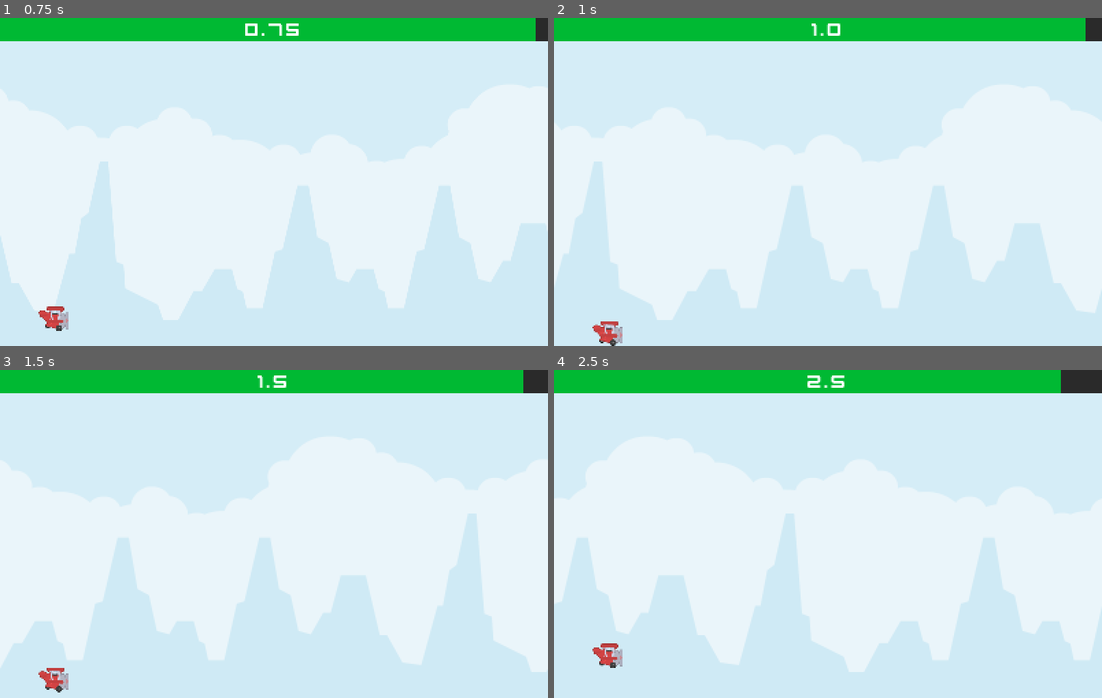
Above: before the commit, frames 1-4 (two rows, left to right).
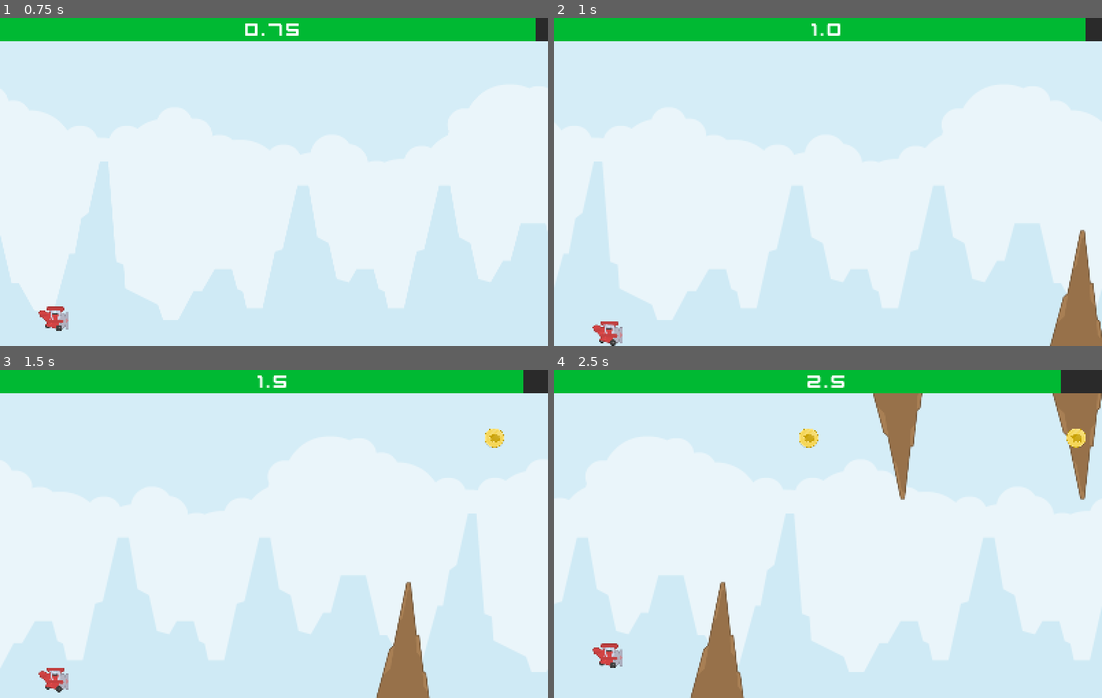
Above: after the commit, the same moments.

Repository: The-Retro-Agenda/TappyPlane
Game: Godot game, scene res://main.tscn
The game is run twice, just before and just after one commit, with the same random seed, the same clock (stepped at 60 frames per second) and the same inputs.
Inputs (mouse positions are in pixels of both pictures, inside the frame that each line leads up to):
- Up to frame 1 (0.75 s): move the mouse to (394, 165) at 0.52 s; click (394, 165) at 0.6 s
- Up to frame 2 (1 s): no input
- Up to frame 3 (1.5 s): move the mouse to (164, 550) at 1.27 s; click (164, 550) at 1.35 s
- Up to frame 4 (2.5 s): move the mouse to (882, 461) at 2.02 s; click (882, 461) at 2.1 s

Frame 1 is identical in both runs. In frame 2, 1.8% of the frame differs, in the area x 90-100%, y 64-100%; in frame 3, 2.0%; in frame 4, 5.0%, in the area x 24-100%, y 7-100%.

Commit message:
Added Obstacle and Coin Spawning

Diff:
--- /dev/null
+++ b/coin.tscn
@@ -0,0 +1,15 @@
+[gd_scene load_steps=3 format=3 uid="uid://cj8imqe5n6e6u"]
+
+[ext_resource type="Texture2D" uid="uid://lvxn0f7cff4n" path="res://Assets-TappyPlane/Coin.png" id="1_d5gmh"]
+
+[sub_resource type="CircleShape2D" id="CircleShape2D_0t63x"]
+radius = 72.0278
+
+[node name="Coin" type="Area2D" groups=["DynamicObject"]]
+scale = Vector2(0.5, 0.5)
+
+[node name="Sprite2D" type="Sprite2D" parent="."]
+texture = ExtResource("1_d5gmh")
+
+[node name="CollisionShape2D" type="CollisionShape2D" parent="."]
+shape = SubResource("CircleShape2D_0t63x")
--- a/main.gd
+++ b/main.gd
@@ -1,4 +1,11 @@
 extends Node
+
+@export var obstacleScene : PackedScene
+var spawnedOffsetX : int = 1700
+var random : int
+
+@export var coinScene : PackedScene
+
 
 var dynamicObjectSpeed : int = 700
 var healthDecreaseSpeed : int = 3
@@ -21,3 +28,30 @@
 	$UI/HealthBar/ScoreLabel.text = formattedScore
 	#else:
 		#print("Game Over")
+
+
+func _on_spawner_timer_timeout() -> void:
+	random = randi() % 2
+	var obstacleInstance : Area2D = obstacleScene.instantiate()
+	add_child(obstacleInstance)
+	obstacleInstance.position.x = spawnedOffsetX
+	if random == 0:
+		obstacleInstance.position.y = 200
+	else:
+		obstacleInstance.position.y = 800
+		obstacleInstance.scale.y *= -1
+
+func _on_coin_timer_timeout() -> void:
+	random = randi() % 3
+	var coinInstance : Area2D = coinScene.instantiate()
+	add_child(coinInstance)
+	coinInstance.position.x = spawnedOffsetX
+	coinInstance.position.y = 200 + random * 200
+
+
+
+	#0
+
+	#1
+
+	#2
--- a/main.tscn
+++ b/main.tscn
@@ -1,11 +1,13 @@
-[gd_scene load_steps=11 format=3 uid="uid://dhcbj1jjilqqy"]
+[gd_scene load_steps=13 format=3 uid="uid://dhcbj1jjilqqy"]
 
 [ext_resource type="Script" uid="uid://c3jtcvuuejvbj" path="res://background.gd" id="1_0xm2m"]
 [ext_resource type="Script" uid="uid://br6x25rwpme8n" path="res://main.gd" id="1_h2yge"]
 [ext_resource type="Texture2D" uid="uid://ypn16s4ev6cn" path="res://Assets-TappyPlane/Background.png" id="1_ig7tw"]
+[ext_resource type="PackedScene" uid="uid://c0ltf7ibbxyqq" path="res://obstacle.tscn" id="4_272bh"]
 [ext_resource type="Script" uid="uid://cgg1im662y7i0" path="res://player.gd" id="4_lquwl"]
 [ext_resource type="Texture2D" uid="uid://ciguc3vpxdvg7" path="res://Assets-TappyPlane/Player.png" id="6_7mycd"]
 [ext_resource type="FontFile" uid="uid://cxo02uyl8y8yq" path="res://Assets-TappyPlane/kenvector_future.ttf" id="6_272bh"]
+[ext_resource type="PackedScene" uid="uid://cj8imqe5n6e6u" path="res://coin.tscn" id="8_5vw27"]
 
 [sub_resource type="CircleShape2D" id="CircleShape2D_1bvp3"]
 radius = 40.7922
@@ -21,6 +23,16 @@
 
 [node name="Main" type="Node"]
 script = ExtResource("1_h2yge")
+obstacleScene = ExtResource("4_272bh")
+coinScene = ExtResource("8_5vw27")
+
+[node name="SpawnerTimer" type="Timer" parent="."]
+wait_time = 0.75
+autostart = true
+
+[node name="CoinTimer" type="Timer" parent="."]
+wait_time = 1.125
+autostart = true
 
 [node name="Background" type="Node2D" parent="." groups=["DynamicObject"]]
 position = Vector2(0, 480)
@@ -94,3 +106,6 @@
 text = "0"
 horizontal_alignment = 1
 vertical_alignment = 1
+
+[connection signal="timeout" from="SpawnerTimer" to="." method="_on_spawner_timer_timeout"]
+[connection signal="timeout" from="CoinTimer" to="." method="_on_coin_timer_timeout"]
--- /dev/null
+++ b/obstacle.tscn
@@ -0,0 +1,12 @@
+[gd_scene load_steps=2 format=3 uid="uid://c0ltf7ibbxyqq"]
+
+[ext_resource type="Texture2D" uid="uid://dpcbckrlfao44" path="res://Assets-TappyPlane/Obstacle.png" id="1_sl1jc"]
+
+[node name="obstacle" type="Area2D" groups=["DynamicObject"]]
+scale = Vector2(1.5, 1.5)
+
+[node name="Sprite2D" type="Sprite2D" parent="."]
+texture = ExtResource("1_sl1jc")
+
+[node name="CollisionPolygon2D" type="CollisionPolygon2D" parent="."]
+polygon = PackedVector2Array(-54, -119, 58, -119, 15, 130)
--- a/project.godot
+++ b/project.godot
@@ -27,6 +27,10 @@
 
 project/assembly_name="TappyPlane"
 
+[global_group]
+
+DynamicObject=""
+
 [input]
 
 click={
